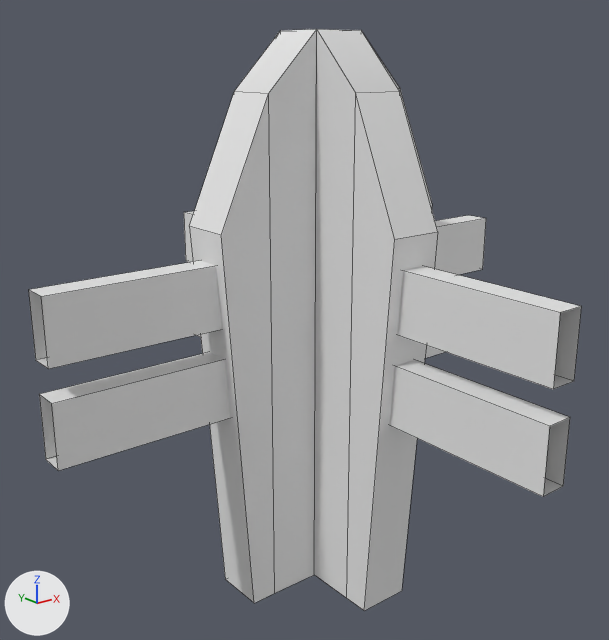
The OBJ model Assets/Joshua/Fence/Model/Fence_Corner_T.obj: old version first, new version second.
Before and after are seen from a camera (50 mm lens) standing at (-1.89, -2.3, 1.72) and looking at (-0.02, 0.03, 0.78). Every picture has the same lights, and +X, +Y and +Z are marked at lower left. Mesh edges are drawn as thin lines. Where no turn or scale is listed for an object, it has been applied to the vertices.

Names of what the first picture shows: 'Fence_Corner_T'.
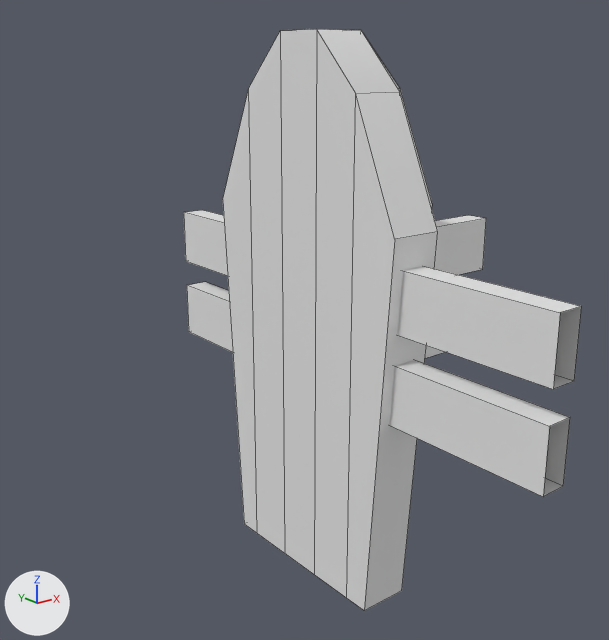
Commit message: Levels 1-3 now finnished with Fence Assets

Boxes [x1, y1, x2, y2] around the edits, measured in the pictures (609 x 640 px):
'Fence_Corner_T', reshaped (28% narrower): before [28, 29, 582, 611]; after [184, 29, 582, 611]
part 1 of me_fence_corner_t, deleted: before [28, 261, 222, 369]
part 2 of me_fence_corner_t, deleted: before [39, 352, 230, 471]
part 3 of me_fence_corner_t, cut back: before [189, 29, 317, 603]; after [280, 29, 317, 574]

The edits, one by one:
me_fence_corner_t has 104 vertices, 61 faces and spans x -1.0..1.0, y -1.0..1.0, z -0.3..1.8.
me_fence_corner_t is used by ob_fence_corner_t; location (0.0, 0.0, 0.0).
Verts and faces of me_fence_corner_t; kept vertices keep their numbers, new ones are numbered from 104.
Before the commit, vertices of me_fence_corner_t: 0 (-0.3, 0.0, -0.3) at pixel (254, 603), 1 (-0.4, 0.0, 1.15) at pixel (221, 235), 2 (-0.4, 0.2, 1.15) at pixel (189, 226), 3 (-0.3, 0.2, -0.3) at pixel (225, 579), 4 (-0.2, 0.0, -0.3) at pixel (274, 593).
Before the commit, vertices of me_fence_corner_t: 5 (-0.2, 0.2, -0.3), 6 (-0.2, 0.2, 1.6) at pixel (234, 91), 7 (-0.2, 0.0, 1.6) at pixel (268, 93), 8 (0.0, 0.0, -0.3) at pixel (314, 574), 9 (0.0, 0.0, 1.8) at pixel (316, 29).
Before the commit, vertices of me_fence_corner_t: 10 (0.0, 0.2, 1.8) at pixel (280, 30), 11 (0.0, 0.2, -0.3).
me_fence_corner_t part 1: the loose piece of 8 vertices spanning x -1.0..-0.3, y 0.05..0.15, z 0.81..1.04 is deleted.
me_fence_corner_t part 2: the loose piece of 8 vertices spanning x -1.0..-0.3, y 0.05..0.15, z 0.47..0.7 is deleted.
Part 3, on me_fence_corner_t:
Vertices deleted: 0 to 7 (with the faces that use them).
New faces: (8, 9, 10, 11).
